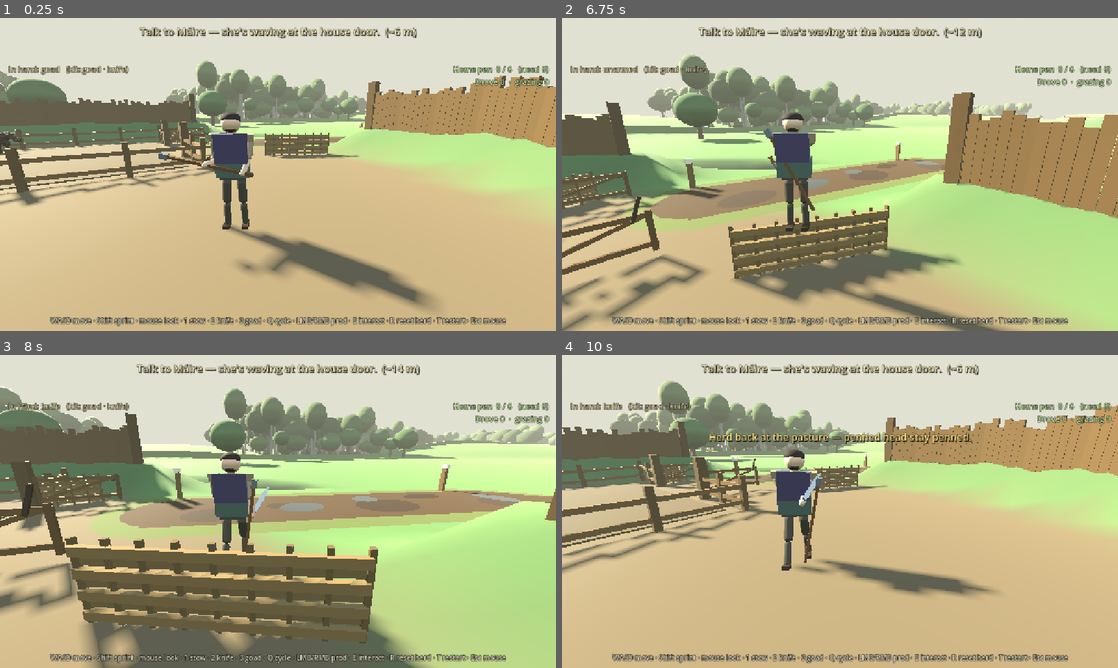
Above: before the commit, frames 1-4 (two rows, left to right).
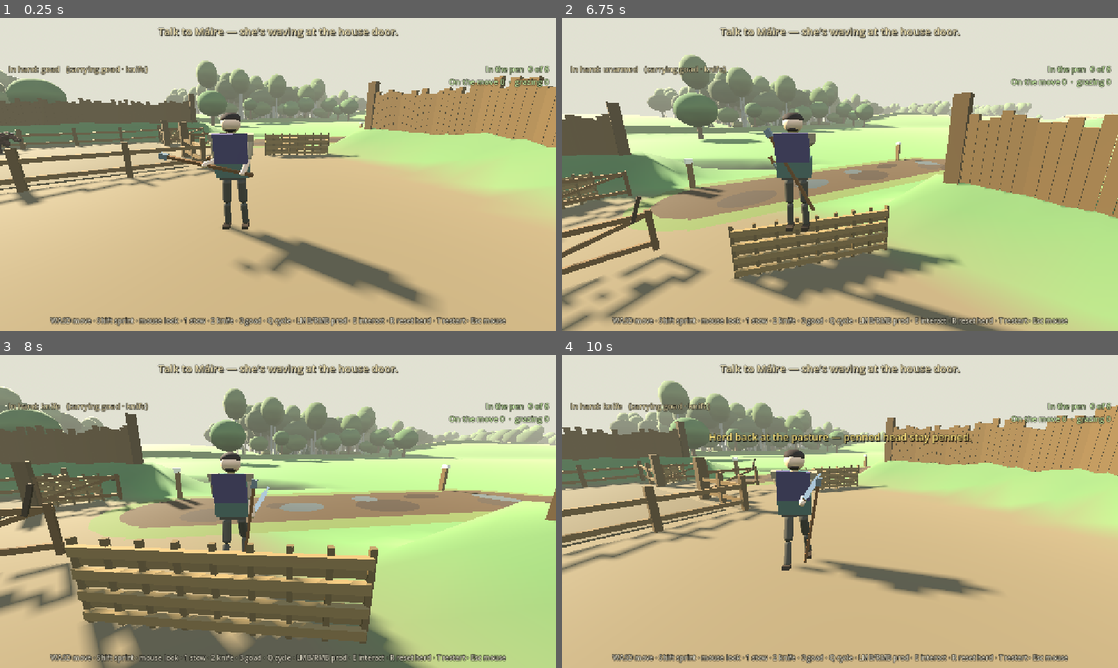
Above: after the commit, the same moments.

Repository: fortins4/devPlayground
Game: Godot game, scene res://scenes/prologue/opening_cattle_drive.tscn
The game is run twice, just before and just after one commit, with the same random seed, the same clock (stepped at 60 frames per second) and the same inputs. This scene is started directly instead of the project's main scene.
Inputs (mouse positions are in pixels of both pictures, inside the frame that each line leads up to):
- Up to frame 1 (0.25 s): no input
- Up to frame 2 (6.75 s): tap Enter at 0.5 s; move the mouse to (867, 174) at 0.52 s; hold Right mouse button (attack_heavy) 0.53-1.28 s; hold W (move_forward) 0.53-5.78 s; click (867, 174) at 0.67 s; tap Space (jump) at 0.77, 1.52, 3.02, 3.77, 4.52, 6.02 s; move the mouse to (812, 174) at 1.27 s; click (812, 174) at 1.35 s; move the mouse to (851, 168) at 2.02 s; hold H (band_toggle) 2.03-2.78 s; move the mouse to (834, 180) at 2.77 s; tap Ctrl (crouch) at 2.85 s; click (834, 180) at 2.92 s; move the mouse to (878, 177) at 3.52 s; hold Q (cycle_weapon) 3.53-4.28 s; move the mouse to (795, 171) at 4.27 s; tap E (interact) at 4.35 s; move the mouse to (845, 174) at 5.02 s; hold Shift (sprint) 5.03-5.78 s; click (845, 174) at 5.17 s; move the mouse to (817, 168) at 5.77 s; hold D (move_right) 5.78-6.53 s; tap 3 (weapon_goad) at 5.85 s; move the mouse to (867, 174) at 6.52 s; hold W (move_forward) from 6.53 s (still down); hold 1 (weapon_hatchet) from 6.53 s (still down)
- Up to frame 3 (8 s): keep holding W (move_forward); tap Space (jump) at 6.77, 7.52 s; move the mouse to (250, 511) at 7.27 s; release 1 (weapon_hatchet) at 7.28 s; tap 2 (weapon_knife) at 7.35 s; click (250, 511) at 7.42 s
- Up to frame 4 (10 s): move the mouse to (851, 505) at 8.02 s; tap R at 8.1 s; move the mouse to (834, 517) at 8.77 s; release W (move_forward) at 8.78 s; hold A (move_left) 8.78-9.53 s; tap T at 8.85 s; tap Space (jump) at 9.02, 9.77 s; move the mouse to (878, 514) at 9.52 s; hold W (move_forward) from 9.53 s (still down); tap Delete at 9.6 s; click (878, 514) at 9.67 s

The runs differ from the first frame. In frame 1, 1.6% of the frame differs, in the area x 12-99%, y 2-22%; in frame 2, 1.7%; in frame 3, 1.7%; in frame 4, 1.6%.

Commit message:
HUD and hints: places, not metres; no game wording
Drop every '(~N m)' / '(pasture ~N m)' / '(herd ~N m)' suffix; hints name places instead
(the spring down the slope west of the house, the trough at the byre, the house door, the
gateway). Trough trips read 'One bucket in the trough, of three'; counts in words in the
objective line. 'Soft success' line, 'HERD HOME' banner, 'Home pen / need / Drove' status and
'kit:' reworded plainly. Control-key hints (1/2/3, E, LMB/RMB) kept.

Diff:
--- a/scripts/prologue/opening_drive_director.gd
+++ b/scripts/prologue/opening_drive_director.gd
@@ -364,8 +364,8 @@
 	match stage:
 		Stage.WALK_OUT:
 			if family_bark_visible():
-				return "%s calls from the door — walk the lane south and bring the cattle home.  (pasture ~%d m)" % [family_speaker(), int(distance_to_herd())]
-			return "First morning. Walk the lane south to the pasture and bring the cattle home.  (pasture ~%d m)" % int(distance_to_herd())
+				return "%s calls from the door — walk the lane south and bring the cattle home." % family_speaker()
+			return "First morning. Walk the lane south to the pasture and bring the cattle home."
 		Stage.AT_HERD:
 			return "The herd is grazing. Draw the goad (3) and prod a cow (LMB / RMB) to stir them."
 		Stage.DRIVING:
@@ -376,19 +376,19 @@
 				bits += "  %d grazing — keep pushing." % stalled_count()
 			return bits
 		Stage.SUCCESS:
-			return "The herd is home (%d/%d in the pen). Soft success — finish the rest, or explore." % [home_count(), total]
+			return "The herd is home, %d of %d in the pen. Finish the morning's work, or wander the farm." % [home_count(), total]
 	return ""
 
 
 func status_text() -> String:
-	var s := "Home pen  %d / %d   (need %d)\nDrove %d  ·  grazing %d" % [
-		home_count(), _cows.size(), need_count(), driven_count(), stalled_count()
+	var s := "In the pen  %d of %d\nOn the move %d  ·  grazing %d" % [
+		home_count(), _cows.size(), driven_count(), stalled_count()
 	]
 	# The bog tally only appears once she's no secret (missing-cow beat open, or freed).
 	if bog_revealed():
 		s += "  ·  bogged %d" % hud_bogged_count()
 	if scattered_count() > 0:
-		s += "\nScattered %d — regather" % scattered_count()
+		s += "\n%d strayed — regather them" % scattered_count()
 	return s
 
 
--- a/scripts/prologue/opening_drive_hud.gd
+++ b/scripts/prologue/opening_drive_hud.gd
@@ -132,7 +132,7 @@
 	var player := get_tree().get_first_node_in_group("player")
 	var combat := player.get_node_or_null("CombatSystem") if player else null
 	if combat and combat.has_method("weapon_name"):
-		_weapon.text = "In hand: %s   (kit: goad · knife)" % String(combat.call("weapon_name"))
+		_weapon.text = "In hand: %s   (carrying goad · knife)" % String(combat.call("weapon_name"))
 
 
 
@@ -146,7 +146,7 @@
 	return chore != null and chore.has_method("is_active") and bool(chore.call("is_active"))
 
 func _on_success(home: int, total: int) -> void:
-	_banner.text = "HERD HOME  ·  %d / %d head in the pen" % [home, total]
+	_banner.text = "The herd is home — %d of %d in the pen" % [home, total]
 	_banner.visible = true
 
 
--- a/scripts/prologue/opening_sequence.gd
+++ b/scripts/prologue/opening_sequence.gd
@@ -195,10 +195,10 @@
 		return "The morning's work is done. Explore the farm, or rest a while."
 	if awaiting_maire():
 		var what := "she has a word for you" if _index >= CLOSER_INDEX else "she has the next job"
-		return "Go back to Máire at the house door — %s.%s" % [what, _dist_suffix(_maire_pos())]
+		return "Go back to Máire at the house door — %s." % what
 	match current_step_id():
 		&"maire":
-			return "Talk to Máire — she's waving at the house door.%s" % _dist_suffix(_maire_pos())
+			return "Talk to Máire — she's waving at the house door."
 		&"bucket":
 			var bucket := _group("opening_bucket_trough")
 			var st := String(bucket.call("bucket_state")) if bucket else "none"
@@ -207,19 +207,19 @@
 			match st:
 				"empty":
 					if poured > 0:
-						return "Trough %d/%d — back to the spring scoop for another bucket.%s" % [poured, need, _dist_suffix(Vector3(-23.5, 0, 19.0))]
-					return "Fill the bucket at the spring scoop — west of the house.%s" % _dist_suffix(Vector3(-23.5, 0, 19.0))
+						return "%s — back down to the spring for another." % _trough_words(poured, need)
+					return "Fill the bucket at the spring, down the slope west of the house."
 				"full":
 					if poured > 0:
-						return "Trough %d/%d — pour this one into the trough at the byre.%s" % [poured, need, _dist_suffix(Vector3(8.2, 0, 0.4))]
-					return "Pour the water into the trough at the byre.%s" % _dist_suffix(Vector3(8.2, 0, 0.4))
-			return "Water the trough: pick up the bucket by the byre.%s" % _dist_suffix(Vector3(5.2, 0, 2.5))
+						return "%s — carry this one up to the trough at the byre." % _trough_words(poured, need)
+					return "Carry the water up to the trough at the byre."
+			return "Water the cattle: take up the bucket beside the byre."
 		&"knife":
 			return "Cut the heifer's tether — the hitch post east of the byre trough. Draw the knife (2)."
 		&"drive":
 			return _drive_text()
 		&"meal":
-			return "Stow the goad (1) and eat your meal by the house door.%s" % _dist_suffix(Vector3(-4.5, 0, 2.8))
+			return "Stow the goad (1) and eat your meal by the house door."
 	return ""
 
 
@@ -232,32 +232,48 @@
 	var home := int(d.call("home_count"))
 	match String(d.call("drive_beat")):
 		"walk_out":
-			return "Bring the herd home: walk the lane south to the pasture.  (pasture ~%d m)" % int(d.call("distance_to_herd"))
+			return "Bring the herd home: walk the lane south to the pasture."
 		"missing":
-			return "Only five at the pasture — one's missing. Hark: lowing from beyond the pasture, past the grazing herd — over the south ridge.%s" % _dist_suffix(Vector3(d.call("bogged_cow_pos")))
+			return "Only five at the pasture — one's missing. Hark: lowing from beyond the pasture, past the grazing herd — over the south ridge."
 		"free_her":
 			return "There she is, stuck fast. Goad her out of the bog — goad drawn (3), prod her (LMB / RMB)."
 		"rejoin":
-			return "Drive her back to the herd at the pasture — walk behind her, goad drawn.  (herd ~%d m)" % int(d.call("bogged_cow_to_herd"))
+			return "Drive her back to the herd at the pasture — walk behind her, goad drawn."
 		"stir":
 			return "She's back with the herd. Draw the goad (3) and prod a cow (LMB / RMB) to start all six home."
 		"latch":
-			return "All six in. Swing the pen gate shut and latch it — E at the gateway.%s" % _dist_suffix(Vector3(6.5, 0.0, 11.5))
+			return "All six in. Swing the pen gate shut and latch it — E at the gateway."
 		"ambush":
 			return "A stray dog's at the herd! Scare it off — E or a goad prod, up close."
 		"regather":
-			return "Regather the strays — %d scattered off the lane. Goad them back to the herd.  (home %d/%d)" % [
-				int(d.call("scattered_count")), home, need]
-	var s := "Bring the herd home: walk behind them, goad drawn, up the lane to the pen by the byre.  (home %d/%d)" % [home, need]
+			return "Regather the strays — %s scattered off the lane. Goad them back to the herd." % _head_words(int(d.call("scattered_count")))
+	var s := "Bring the herd home: walk behind them, goad drawn, up the lane to the pen by the byre." + ("  %s of %s in the pen." % [_num_word(home).capitalize(), _num_word(need)] if home > 0 else "")
 	if int(d.call("hud_bogged_count")) > 0:
-		s += "  %d in the bog — goad them out!" % int(d.call("hud_bogged_count"))
+		s += "  %s in the bog — goad them out!" % _head_words(int(d.call("hud_bogged_count"))).capitalize()
 	elif int(d.call("stalled_count")) > 0:
-		s += "  %d grazing — keep pushing." % int(d.call("stalled_count"))
+		s += "  %s stopped to graze — keep pushing." % _head_words(int(d.call("stalled_count"))).capitalize()
 	if home > 0 and home < need:
-		s += "  All %d must be in the pen." % need
+		s += "  All %s must be in." % _num_word(need)
 	return s
 
 
+const _NUM_WORDS := ["none", "one", "two", "three", "four", "five", "six", "seven", "eight", "nine", "ten"]
+
+
+func _num_word(n: int) -> String:
+	return _NUM_WORDS[n] if n >= 0 and n < _NUM_WORDS.size() else str(n)
+
+
+func _head_words(n: int) -> String:
+	return "%s head" % _num_word(n) if n != 1 else "one head"
+
+
+## "One bucket in the trough of three" style count for the watering trips.
+func _trough_words(poured: int, need: int) -> String:
+	return "%s %s in the trough, of %s" % [_num_word(poured).capitalize(), "bucket" if poured == 1 else "buckets", _num_word(need)]
+
+
+## (Unused by the HUD now: hints name places, not metres.)
 func _dist_suffix(target: Vector3) -> String:
 	var p := _player_node()
 	if p == null:
